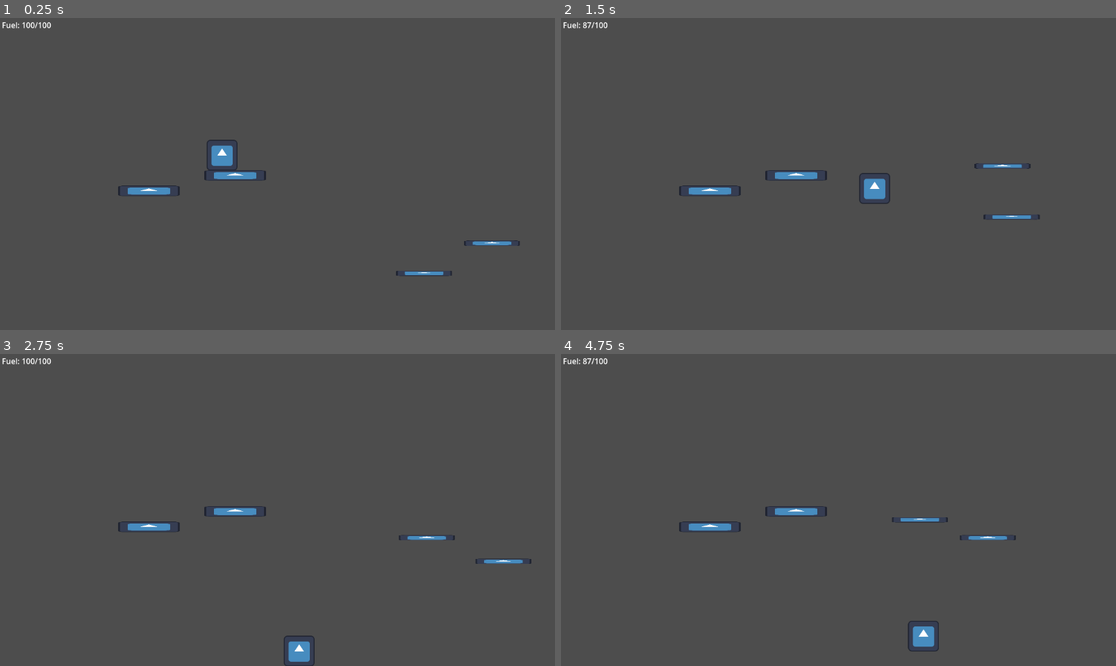
Above: before the commit, frames 1-4 (two rows, left to right).
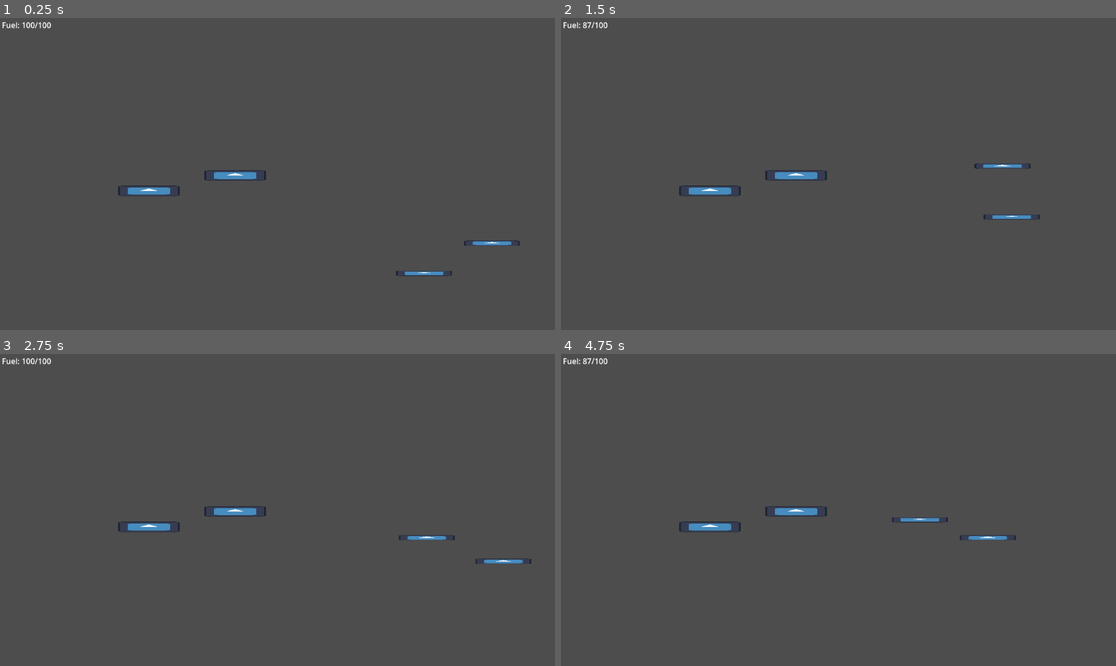
Above: after the commit, the same moments.

Repository: Joeisjack/hackUMBCGame
Game: Godot game, scene res://Scenes/game.tscn
Two runs of this game, one before a commit and one after it. Both use one fixed random seed, a clock stepped at 60 frames per second and the inputs below. The engine's default icon, where the game draws it, is replaced by a stand-in: a white triangle on a blue panel in a dark square.
Inputs:
- Up to frame 1 (0.25 s): no input
- Up to frame 2 (1.5 s): hold D (Right) from 0.53 s (still down); tap W (Up) at 0.77 s
- Up to frame 3 (2.75 s): tap W (Up) at 1.52 s; release D (Right) at 2.03 s; hold A (Left) from 2.03 s (still down)
- Up to frame 4 (4.75 s): release A (Left) at 2.78 s; hold D (Right) 2.78-4.28 s; tap W (Up) at 3.02, 3.77, 4.52 s; hold A (Left) from 4.28 s (still down)

The runs differ from the first frame. In frame 1, 0.3% of the frame differs, in the area x 37-43%, y 38-49%; in frame 2, 0.3%; in frame 3, 0.3%; in frame 4, 0.4%, in the area x 62-69%, y 85-96%.

Commit message:
Player stuff

Diff:
--- a/backtoearth/prefabs/player.tscn
+++ b/backtoearth/prefabs/player.tscn
@@ -1,28 +1,12 @@
-[gd_scene load_steps=5 format=3 uid="uid://bhd6sw6ymbk71"]
+[gd_scene load_steps=3 format=3 uid="uid://bhd6sw6ymbk71"]
 
 [ext_resource type="Script" path="res://prefabs/player.gd" id="1_4wbvs"]
-[ext_resource type="Texture2D" uid="uid://cunj3cmvdwv6g" path="res://icon.svg" id="1_jyawx"]
-
-[sub_resource type="SpriteFrames" id="SpriteFrames_yqhyj"]
-animations = [{
-"frames": [{
-"duration": 1.0,
-"texture": ExtResource("1_jyawx")
-}],
-"loop": true,
-"name": &"default",
-"speed": 5.0
-}]
 
 [sub_resource type="RectangleShape2D" id="RectangleShape2D_o6vrq"]
 size = Vector2(62, 62)
 
 [node name="CharacterBody2D" type="CharacterBody2D"]
 script = ExtResource("1_4wbvs")
-
-[node name="AnimatedSprite2D" type="AnimatedSprite2D" parent="."]
-scale = Vector2(0.5, 0.5)
-sprite_frames = SubResource("SpriteFrames_yqhyj")
 
 [node name="CollisionShape2D" type="CollisionShape2D" parent="."]
 shape = SubResource("RectangleShape2D_o6vrq")
